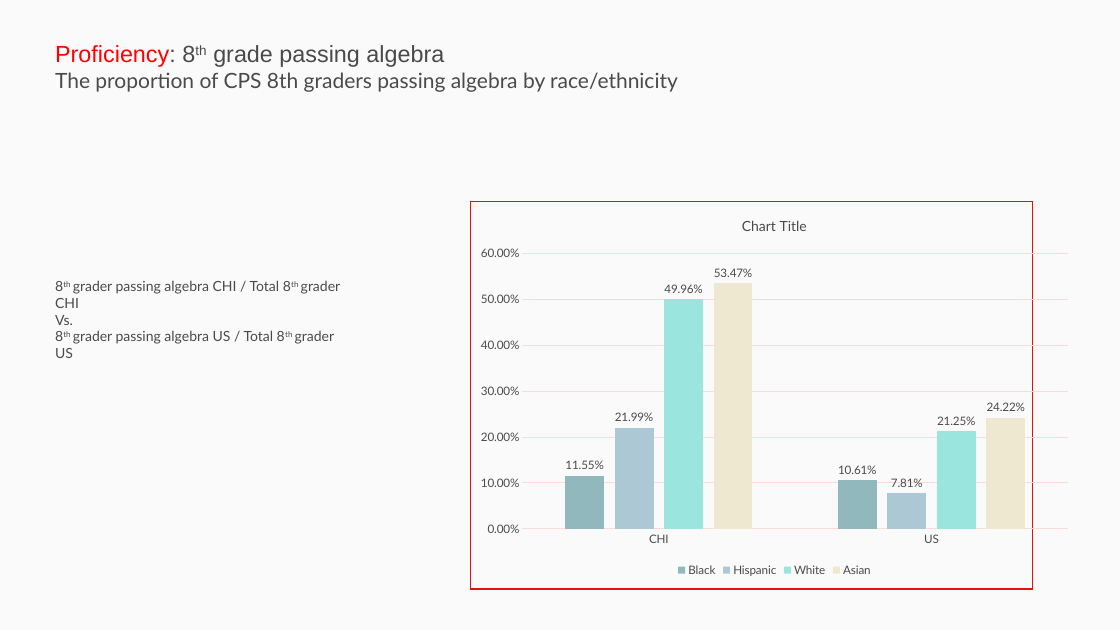
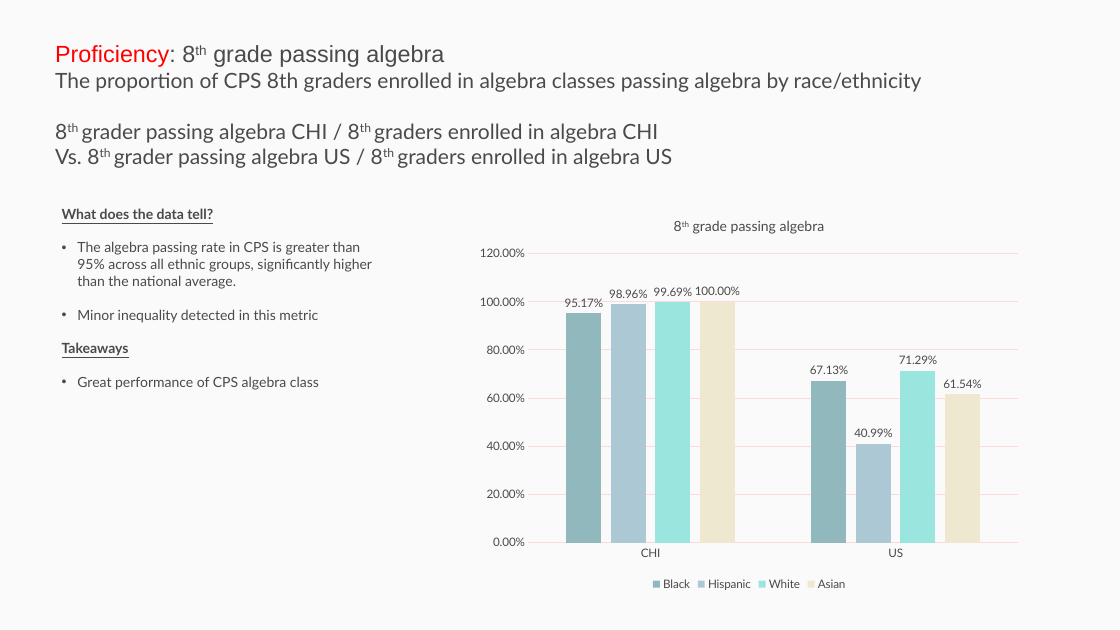
Before and after one commit to p33chicago/P33-DEI-dashboard-project, a slide deck: slide 6 of Deep diving plots.pptx. Drawn at 1120x630 pixels with LibreOffice and Linux fonts; fonts in the diff are those of the drawing. Boxes give left, top, right and bottom in pixels: in the first picture for what was removed or moved away, otherwise in the second. Text is boxed around its words. In the diff, an @@ line names an element or a change of style, - is before the commit and + after.

Commit message:
change on ppt and update metrics reference

```diff
--- a/Deep diving plots.pptx
+++ b/Deep diving plots.pptx
@@ rectangle removed at <box>0,0,1120,630</box> @@
@@ text at <box>55,72,922,168</box>: text changed @@
-The proportion of CPS 8th graders passing algebra by race/ethnicity
+The proportion of CPS 8th graders enrolled in algebra classes passing algebra by race/ethnicity
+8th grader passing algebra CHI / 8th graders enrolled in algebra CHI
+Vs. 8th grader passing algebra US / 8th graders enrolled in algebra US
@@ text added at <box>62,208,372,390</box>, 12 pt, text #4A4A4A @@
+What does the data tell?
+• The algebra passing rate in CPS is greater than 95% across all ethnic groups, significantly higher than the national average.
+• Minor inequality detected in this metric
+Takeaways
+• Great performance of CPS algebra class
@@ column chart at <box>469,202,1030,595</box> @@
@@ title "8th grade passing algebra " added @@
@@ Black, CHI: 0.1155 to 0.9517 @@
@@ Black, US: 0.1061 to 0.6713 @@
@@ Hispanic, CHI: 0.2199 to 0.9896 @@
@@ Hispanic, US: 0.0781 to 0.4099 @@
@@ White, CHI: 0.4996 to 0.9969 @@
@@ White, US: 0.2125 to 0.7129 @@
@@ Asian, CHI: 0.5347 to 1 @@
@@ Asian, US: 0.2422 to 0.6154 @@
@@ column chart: place and size @@
-column chart at <box>469,202,1081,581</box>
+column chart at <box>469,202,1030,595</box>
@@ rectangle removed at <box>471,202,1032,590</box> @@
@@ text removed at <box>55,280,340,358</box> @@
-8th grader passing algebra CHI / Total 8th grader CHI
-Vs.
-8th grader passing algebra US / Total 8th grader US
```
Also in this commit, not shown: 10 other slides changed, 1 other file.
